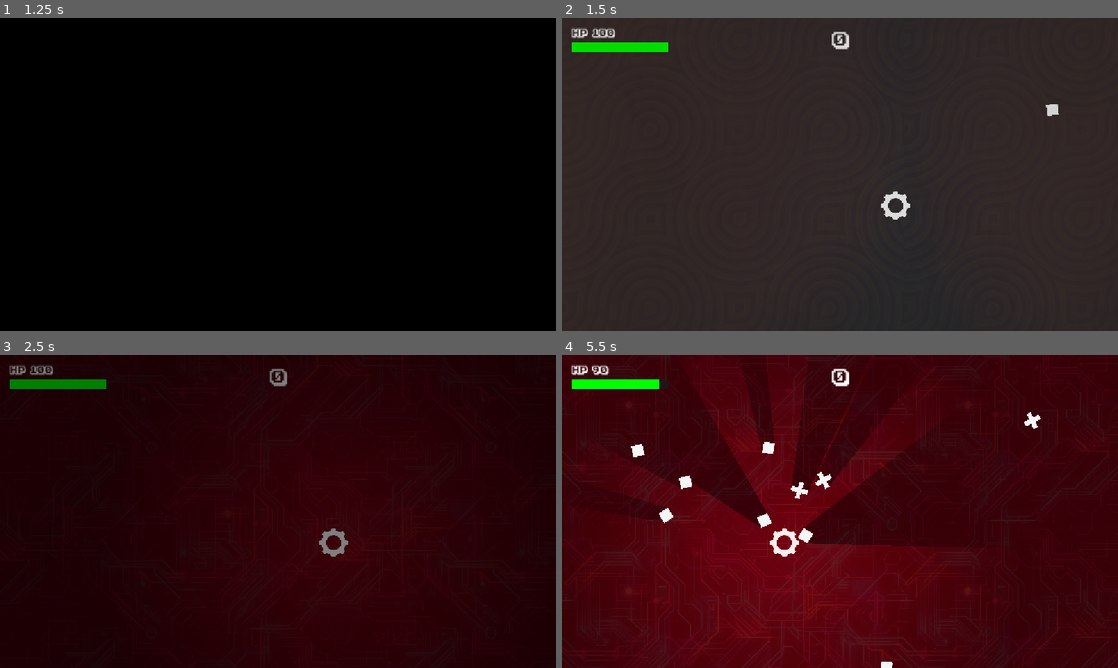
Above: before the commit, frames 1-4 (two rows, left to right).
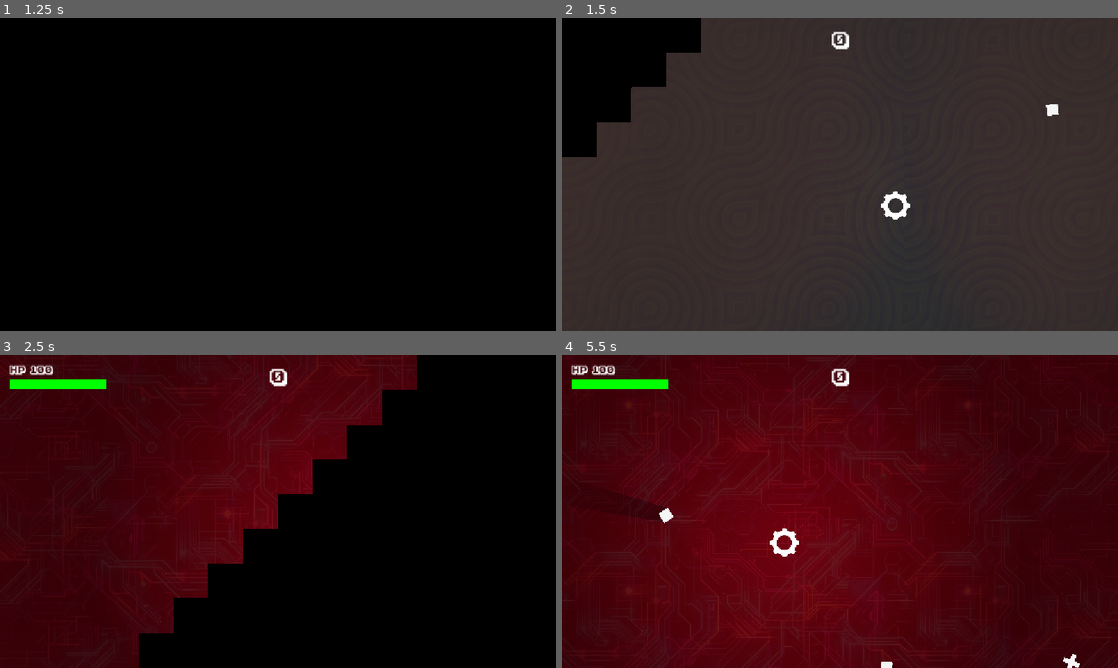
Above: after the commit, the same moments.

Repository: howardkam/Blockade
Game: Godot game, scene res://title.tscn
Same seed, same stepped clock (60 frames per second), same inputs: the game is played once before the commit and once after it. Sound files missing from this copy of the repository are replaced by a short silence.
Inputs (mouse positions are in pixels of both pictures, inside the frame that each line leads up to):
- Up to frame 1 (1.25 s): tap Enter (start, bound only after the commit) at 0.5 s; move the mouse to (400, 158) at 0.52 s; hold D (right) from 0.53 s (still down); hold Enter (start, bound only after the commit) from 0.53 s (still down); tap Keypad Enter at 0.8 s
- Up to frame 2 (1.5 s): move the mouse to (728, 190) at 1.27 s; release D (right) at 1.28 s; release Enter (start, bound only after the commit) at 1.28 s; hold S (down) from 1.28 s (still down); tap Keypad Enter at 1.35 s
- Up to frame 3 (2.5 s): tap Enter (start, bound only after the commit) at 1.55 s; move the mouse to (333, 442) at 2.02 s; release S (down) at 2.03 s; hold D (right) from 2.03 s (still down); hold Enter (start, bound only after the commit) from 2.03 s (still down); tap Keypad Enter at 2.3 s
- Up to frame 4 (5.5 s): move the mouse to (812, 574) at 2.77 s; release D (right) at 2.78 s; release Enter (start, bound only after the commit) at 2.78 s; hold I (shootup) 2.78-3.53 s; tap Keypad Enter at 2.85, 3.8, 4.35, 5.3 s; tap Enter (start, bound only after the commit) at 3.05, 4.55 s; move the mouse to (1006, 558) at 3.52 s; hold Enter (start, bound only after the commit) 3.53-4.28 s; hold A (left) 3.53-5.03 s; move the mouse to (673, 464) at 4.27 s; move the mouse to (867, 511) at 5.02 s; hold S (down) from 5.03 s (still down); hold Enter (start, bound only after the commit) from 5.03 s (still down)

Frame 1 is identical in both runs. In frame 2, 7.3% of the frame differs, in the area x 0-90%, y 0-65%; in frame 3, 100%, in the area x 0-100%, y 0-100%; in frame 4, 9.7%.

Commit message:
Color modulation and new level

Diff:
--- a/bullet.gd
+++ b/bullet.gd
@@ -29,3 +29,7 @@
 		hit_registered = true
 		node.take_damage()
 		queue_free()
+	else:
+		# Hit an obstacle or static geometry, destroy the bullet
+		hit_registered = true
+		queue_free()
--- a/enemy_diamond.gd
+++ b/enemy_diamond.gd
@@ -96,6 +96,7 @@
 	var label = Label.new()
 	label.text = "+" + str(points)
 	label.global_position = global_position + Vector2(-15, -30)
+	label.modulate = Color.LIGHT_YELLOW  # Set initial color to yellow
 
 	var font = load("res://Assets/ka1.ttf")
 	if font:
@@ -105,7 +106,12 @@
 	get_tree().current_scene.add_child(label)
 
 	var tween = label.create_tween()
-	tween.set_parallel(true)
-	tween.tween_property(label, "global_position:y", label.global_position.y - 40.0, 0.6)
-	tween.tween_property(label, "modulate:a", 0.0, 0.6)
+
+	# 1. Stay solid yellow for 0.5 seconds
+	tween.tween_interval(0.5)
+
+	# 2. Tween position upward and fade out alpha simultaneously over 0.5 seconds
+	tween.parallel().tween_property(label, "global_position:y", label.global_position.y - 40.0, 0.5)
+	tween.parallel().tween_property(label, "modulate:a", 0.0, 0.5)
+
 	tween.finished.connect(label.queue_free)
--- a/enemy_plus.gd
+++ b/enemy_plus.gd
@@ -97,6 +97,7 @@
 	var label = Label.new()
 	label.text = "+" + str(points)
 	label.global_position = global_position + Vector2(-15, -30)
+	modulate = Color.WEB_PURPLE  # Set initial color to yellow
 
 	var font = load("res://Assets/ka1.ttf")
 	if font:
@@ -106,7 +107,12 @@
 	get_tree().current_scene.add_child(label)
 
 	var tween = label.create_tween()
-	tween.set_parallel(true)
-	tween.tween_property(label, "global_position:y", label.global_position.y - 40.0, 0.6)
-	tween.tween_property(label, "modulate:a", 0.0, 0.6)
+
+	# 1. Stay solid yellow for 0.5 seconds
+	tween.tween_interval(0.5)
+
+	# 2. Tween position upward and fade out alpha simultaneously over 0.5 seconds
+	tween.parallel().tween_property(label, "global_position:y", label.global_position.y - 40.0, 0.5)
+	tween.parallel().tween_property(label, "modulate:a", 0.0, 0.5)
+
 	tween.finished.connect(label.queue_free)
--- /dev/null
+++ b/global.gd
@@ -0,0 +1,25 @@
+# res://global.gd
+extends Node
+
+const FIRST_LEVEL_PATH: String = "res://world_1.tscn"
+var current_level_path: String = FIRST_LEVEL_PATH
+
+# Reloads the level the player is currently on
+func restart_current_level() -> void:
+	if current_level_path != "":
+		SceneManager.change_scene(current_level_path, {
+			"pattern": "squares",
+			"time": 1
+		})
+
+# Moves to a new level and saves it as the current active checkpoint
+func go_to_level(level_path: String) -> void:
+	current_level_path = level_path
+	SceneManager.change_scene(current_level_path, {
+		"pattern": "squares",
+		"time": 1
+	})
+
+# Resets progression back to Level 1 when starting a new game
+func reset_game() -> void:
+	current_level_path = FIRST_LEVEL_PATH
--- /dev/null
+++ b/obstacle_triangle.tscn
@@ -0,0 +1,25 @@
+[gd_scene format=3 uid="uid://ccw83dtmj6tep"]
+
+[sub_resource type="OccluderPolygon2D" id="OccluderPolygon2D_rnpnb"]
+polygon = PackedVector2Array(0, -320, -384, 64, 384, 64)
+
+[node name="ObstacleTriangle" type="StaticBody2D" unique_id=712489215]
+collision_layer = 2
+collision_mask = 0
+
+[node name="Polygon2D" type="Polygon2D" parent="." unique_id=760306597]
+color = Color(0.2, 0.2, 0.3, 1)
+polygon = PackedVector2Array(-384, 64, 0, -320, 384, 64)
+
+[node name="CollisionPolygon2D" type="CollisionPolygon2D" parent="." unique_id=2141414274]
+polygon = PackedVector2Array(-384, 64, 0, -320, 384, 64)
+
+[node name="SpawnBlockerArea" type="Area2D" parent="." unique_id=165781275 groups=["spawn_blockers"]]
+collision_layer = 0
+collision_mask = 0
+
+[node name="CollisionPolygon2D" type="CollisionPolygon2D" parent="SpawnBlockerArea" unique_id=62633010]
+polygon = PackedVector2Array(-384, 64, 0, -320, 384, 64)
+
+[node name="LightOccluder2D" type="LightOccluder2D" parent="." unique_id=2045931411]
+occluder = SubResource("OccluderPolygon2D_rnpnb")
--- a/player.gd
+++ b/player.gd
@@ -17,6 +17,7 @@
 var score: int = 0
 var current_health: float = 100.0
 var is_dead: bool = false
+var has_restarted: bool = false
 
 # Camera Shake Variables
 var shake_intensity: float = 0.0
@@ -34,9 +35,30 @@
 const INJURY_ORIGINAL_VOLUME: float = 10.0
 
 func _ready():
+	add_to_group("player")
 	current_health = max_health
 	update_score_ui()
 	setup_health_ui()
+
+func _unhandled_input(event: InputEvent) -> void:
+	if not is_dead or has_restarted:
+		return
+
+	# Match physical Enter key checks alongside input actions
+	var is_enter = event is InputEventKey and event.pressed and not event.echo and (event.keycode == KEY_ENTER or event.keycode == KEY_KP_ENTER)
+	var is_action = event.is_action_pressed("start") or event.is_action_pressed("ui_accept")
+
+	if is_enter or is_action:
+		has_restarted = true
+		restart_game()
+	elif event.is_action_pressed("quit"):
+		get_tree().quit()
+
+func restart_game() -> void:
+	if get_node_or_null("/root/Global"):
+		Global.restart_current_level()
+	else:
+		get_tree().reload_current_scene()
 
 func setup_health_ui():
 	if has_node("ProgressBar"):
@@ -109,7 +131,6 @@
 	update_health_ui()
 
 func _physics_process(delta):
-	# Camera Shake decay and apply
 	if camera and shake_intensity > 0.1:
 		shake_intensity = lerp(shake_intensity, 0.0, 5.0 * delta)
 		camera.offset = Vector2(
@@ -121,10 +142,6 @@
 		camera.offset = Vector2.ZERO
 
 	if is_dead:
-		if Input.is_action_just_pressed("start"):
-			get_tree().reload_current_scene()
-		if Input.is_action_just_pressed("quit"):
-			get_tree().quit()
 		return
 
 	var move_dir = Input.get_vector("left", "right", "up", "down")
@@ -214,13 +231,9 @@
 	velocity = Vector2.ZERO
 	stop_injury_sound_smooth(0.15)
 
-	# Trigger violent screen shake
 	shake_intensity = 60.0
-
-	# Trigger particle explosion before hiding sprite
 	spawn_death_explosion()
 
-	# Hide only sprite & disable hitboxes (do NOT call hide() on self)
 	if sprite:
 		sprite.hide()
 	if has_node("CollisionShape2D"):
@@ -237,7 +250,6 @@
 func spawn_death_explosion():
 	if has_node("DeathParticles"):
 		var particles = $DeathParticles as CPUParticles2D
-		# Move particles out of the player node so they aren't deleted/hidden
 		particles.reparent(get_tree().current_scene)
 		particles.global_position = global_position
 		particles.restart()
--- a/player.tscn
+++ b/player.tscn
@@ -24,6 +24,7 @@
 
 [node name="player" type="CharacterBody2D" unique_id=16646871 groups=["player"]]
 scale = Vector2(0.5, 0.5)
+collision_mask = 3
 script = ExtResource("1_onrkg")
 
 [node name="PointLight2D" type="PointLight2D" parent="." unique_id=1908755707]
--- a/project.godot
+++ b/project.godot
@@ -18,6 +18,7 @@
 [autoload]
 
 SceneManager="*uid://j20v4cg7v8m1"
+Global="*uid://b3q61nt1fklj"
 
 [display]
 
@@ -34,6 +35,7 @@
 enemy=""
 player=""
 enemy_explosion_sounds=""
+obstacles=""
 
 [input]
 
@@ -93,6 +95,7 @@
 start={
 "deadzone": 0.2,
 "events": [Object(InputEventJoypadButton,"resource_local_to_scene":false,"resource_name":"","device":-1,"button_index":6,"pressure":0.0,"pressed":true,"script":null)
+, Object(InputEventKey,"resource_local_to_scene":false,"resource_name":"","device":-1,"window_id":0,"alt_pressed":false,"shift_pressed":false,"ctrl_pressed":false,"meta_pressed":false,"pressed":false,"keycode":0,"physical_keycode":4194309,"key_label":0,"unicode":0,"location":0,"echo":false,"script":null)
 ]
 }
 
--- a/title.gd
+++ b/title.gd
@@ -2,7 +2,7 @@
 
 @onready var label: Label = $CanvasLayer/Label
 
-@export var animation_duration: float = 4
+@export var animation_duration: float = 4.0
 @export var auto_transition_time: float = 6.0
 @export_file("*.tscn") var next_scene: String = "res://tutorial.tscn"
 
@@ -17,7 +17,7 @@
 	tween.tween_property(label, "modulate", Color(1.0, 0.0, 0.0, 1.0), animation_duration)\
 		.set_trans(Tween.TRANS_CUBIC).set_ease(Tween.EASE_OUT)
 
-	# Auto-advance timer after 5 seconds
+	# Auto-advance timer
 	get_tree().create_timer(auto_transition_time).timeout.connect(_on_auto_timer_timeout)
 
 func _unhandled_input(event: InputEvent) -> void:
@@ -31,4 +31,12 @@
 	if has_transitioned:
 		return
 	has_transitioned = true
-	SceneManager.change_scene(next_scene)
+
+	# Reset game tracking singleton if active
+	if get_node_or_null("/root/Global"):
+		Global.reset_game()
+
+	SceneManager.change_scene(next_scene, {
+		"pattern": "fade",
+		"time": 3
+	})
--- a/tutorial.gd
+++ b/tutorial.gd
@@ -46,4 +46,12 @@
 		return
 	has_transitioned = true
 	tutorial_label.hide()
-	SceneManager.change_scene(target_scene)
+
+	# Register the level in Global and handle the scene transition
+	if get_node_or_null("/root/Global"):
+		Global.go_to_level(target_scene)
+	else:
+		SceneManager.change_scene(target_scene, {
+			"pattern": "squares",
+			"time": 1
+		})
--- a/world_1.gd
+++ b/world_1.gd
@@ -1,21 +1,28 @@
 extends Node2D
+
+@export_group("Level Transition")
+@export_file("*.tscn") var next_level_scene: String = "res://world_2.tscn"
+
+@export_group("Player Reference")
+@export var player: CharacterBody2D
 
 @export_group("Enemy Scenes")
 @export var enemy_diamond: PackedScene = preload("res://enemy_diamond.tscn")
 @export var enemy_plus: PackedScene = preload("res://enemy_plus.tscn")
 @export var enemy_gigantor: PackedScene = preload("res://enemy_gigantor.tscn")
+
 @onready var explosionsound = $AudioStreamPlayer2D
+@onready var level_cleared_label: Label = $WinUI/LevelClearedLabel
 
 @export_group("Batch Controls")
-@export var total_batches: int = 30      # Total number of batches to release
+@export var total_batches: int = 10      # Total number of batches to release
 @export var batch_interval: float = 15.0      # Delay in seconds between each batch release
-@export var diamonds_per_batch: int = 100
-@export var pluses_per_batch: int = 10
+@export var diamonds_per_batch: int = 50
+@export var pluses_per_batch: int = 2
 @export var gigantor_spawn_chance = 0.2 # 0.20 equals 20 percent chance
 
-
 @export_group("Win Condition")
-@export var target_score: int = 3500
+@export var target_score: int = 5000
 
 @export_group("Spawn Settings")
 @export var safe_radius: float = 1000.0
@@ -29,6 +36,11 @@
 var level_completed: bool = false
 
 func _ready():
+	# Register active level path in Global
+	if get_node_or_null("/root/Global"):
+		var current_path = scene_file_path if scene_file_path != "" else "res://world_1.tscn"
+		Global.current_level_path = current_path
+
 	# Set up repeating timer for batches
 	batch_timer = Timer.new()
 	batch_timer.wait_time = batch_interval
@@ -51,17 +63,15 @@
 func spawn_batch():
 	batches_spawned += 1
 
-	var player = get_tree().get_first_node_in_group("player")
-	var player_pos = player.global_position if player else Vector2.ZERO
+	var target_player = player if player else get_tree().get_first_node_in_group("player")
+	var player_pos = target_player.global_position if target_player else Vector2.ZERO
 
-	# Spawn exact counts for this batch
 	if enemy_diamond and diamonds_per_batch > 0:
 		spawn_enemy_type(enemy_diamond, diamonds_per_batch, player_pos)
 
 	if enemy_plus and pluses_per_batch > 0:
 		spawn_enemy_type(enemy_plus, pluses_per_batch, player_pos)
 
-	# 20% chance to spawn 1 gigantor for this specific batch wave
 	if enemy_gigantor and randf() < gigantor_spawn_chance:
 		spawn_enemy_type(enemy_gigantor, 1, player_pos)
 
@@ -71,7 +81,6 @@
 		var distance = randf_range(safe_radius, safe_radius + 1200.0)
 		var random_pos = player_pos + Vector2(cos(angle), sin(angle)) * distance
 
-		# Keep within world boundaries
 		random_pos.x = clamp(random_pos.x, spawn_area_min.x, spawn_area_max.x)
 		random_pos.y = clamp(random_pos.y, spawn_area_min.y, spawn_area_max.y)
 
@@ -83,11 +92,32 @@
 	if level_completed:
 		return
 
-	var player = get_tree().get_first_node_in_group("player")
-	if player and "score" in player:
-		if player.score >= target_score:
+	var target_player = player if player else get_tree().get_first_node_in_group("player")
+	if target_player and "score" in target_player:
+		if target_player.score >= target_score:
 			complete_level()
 
 func complete_level():
 	level_completed = true
-	print("LEVEL COMPLETE! Target score of ", target_score, " reached.")
+
+	# Reveal centered victory label
+	if level_cleared_label:
+		level_cleared_label.show()
+
+	# Pause gameplay mechanics (music remains active via process_mode = 3)
+	get_tree().paused = true
+
+	# Wait 3 seconds during pause
+	await get_tree().create_timer(3.0, true, false, true).timeout
+
+	# Resume pause state prior to scene change
+	get_tree().paused = false
+
+	# Transition to next configured level
+	if get_node_or_null("/root/Global"):
+		Global.go_to_level(next_level_scene)
+	else:
+		SceneManager.change_scene(next_level_scene, {
+			"pattern": "squares",
+			"time": 1.0
+		})
--- a/world_1.tscn
+++ b/world_1.tscn
@@ -2,6 +2,7 @@
 
 [ext_resource type="PackedScene" uid="uid://csyb3jak12esm" path="res://player.tscn" id="1_e5alk"]
 [ext_resource type="Script" uid="uid://dftuxifqbq8lq" path="res://world_1.gd" id="1_mqyi5"]
+[ext_resource type="FontFile" uid="uid://7ni0c1a0kdcu" path="res://Assets/ka1.ttf" id="2_font"]
 [ext_resource type="Texture2D" uid="uid://ber6fytsvmj8l" path="res://Assets/background-blue2.jpg" id="4_1wjj6"]
 [ext_resource type="AudioStream" uid="uid://bevvbsm6wtsm1" path="res://Assets/musictrack1.wav" id="4_kdx2d"]
 
@@ -33,7 +34,25 @@
 stretch_mode = 1
 
 [node name="AudioStreamPlayer2D" type="AudioStreamPlayer2D" parent="." unique_id=1716109255]
+process_mode = 3
 stream = ExtResource("4_kdx2d")
 volume_db = 5.0
 autoplay = true
 max_distance = 5000.0
+
+[node name="WinUI" type="CanvasLayer" parent="." unique_id=298374102]
+process_mode = 3
+
+[node name="LevelClearedLabel" type="Label" parent="WinUI" unique_id=981237465]
+visible = false
+anchors_preset = 15
+anchor_right = 1.0
+anchor_bottom = 1.0
+grow_horizontal = 2
+grow_vertical = 2
+theme_override_colors/font_color = Color(0, 1, 0, 1)
+theme_override_fonts/font = ExtResource("2_font")
+theme_override_font_sizes/font_size = 48
+text = "LEVEL CLEARED"
+horizontal_alignment = 1
+vertical_alignment = 1
--- /dev/null
+++ b/world_2.gd
@@ -0,0 +1,123 @@
+extends Node2D
+
+@export_group("Level Transition")
+@export_file("*.tscn") var next_level_scene: String = "res://title.tscn"
+
+@export_group("Player Reference")
+@export var player: CharacterBody2D
+
+@export_group("Enemy Scenes")
+@export var enemy_diamond: PackedScene = preload("res://enemy_diamond.tscn")
+@export var enemy_plus: PackedScene = preload("res://enemy_plus.tscn")
+@export var enemy_gigantor: PackedScene = preload("res://enemy_gigantor.tscn")
+
+@onready var explosionsound = $AudioStreamPlayer2D
+@onready var level_cleared_label: Label = $WinUI/LevelClearedLabel
+
+@export_group("Batch Controls")
+@export var total_batches: int = 15      # Total number of batches to release
+@export var batch_interval: float = 15.0      # Delay in seconds between each batch release
+@export var diamonds_per_batch: int = 80
+@export var pluses_per_batch: int = 5
+@export var gigantor_spawn_chance = 0.1 # 0.20 equals 20 percent chance
+
+@export_group("Win Condition")
+@export var target_score: int = 7500
+
+@export_group("Spawn Settings")
+@export var safe_radius: float = 1000.0
+@export var min_enemy_distance: float = 40.0
+@export var spawn_area_min: Vector2 = Vector2(-3000, -3000)
+@export var spawn_area_max: Vector2 = Vector2(3000, 3000)
+
+var spawned_positions: Array[Vector2] = []
+var batches_spawned: int = 0
+var batch_timer: Timer = null
+var level_completed: bool = false
+
+func _ready():
+	# Register active level path in Global
+	if get_node_or_null("/root/Global"):
+		var current_path = scene_file_path if scene_file_path != "" else "res://world_1.tscn"
+		Global.current_level_path = current_path
+
+	# Set up repeating timer for batches
+	batch_timer = Timer.new()
+	batch_timer.wait_time = batch_interval
+	batch_timer.autostart = true
+	batch_timer.timeout.connect(_on_batch_timer_timeout)
+	add_child(batch_timer)
+
+	# Spawn Batch #1 immediately upon level start
+	spawn_batch()
+
+func _process(_delta):
+	check_win_condition()
+
+func _on_batch_timer_timeout():
+	if batches_spawned < total_batches:
+		spawn_batch()
+	else:
+		batch_timer.stop()
+
+func spawn_batch():
+	batches_spawned += 1
+
+	var target_player = player if player else get_tree().get_first_node_in_group("player")
+	var player_pos = target_player.global_position if target_player else Vector2.ZERO
+
+	if enemy_diamond and diamonds_per_batch > 0:
+		spawn_enemy_type(enemy_diamond, diamonds_per_batch, player_pos)
+
+	if enemy_plus and pluses_per_batch > 0:
+		spawn_enemy_type(enemy_plus, pluses_per_batch, player_pos)
+
+	if enemy_gigantor and randf() < gigantor_spawn_chance:
+		spawn_enemy_type(enemy_gigantor, 1, player_pos)
+
+func spawn_enemy_type(scene: PackedScene, amount: int, player_pos: Vector2):
+	for i in range(amount):
+		var angle = randf() * TAU
+		var distance = randf_range(safe_radius, safe_radius + 1200.0)
+		var random_pos = player_pos + Vector2(cos(angle), sin(angle)) * distance
+
+		random_pos.x = clamp(random_pos.x, spawn_area_min.x, spawn_area_max.x)
+		random_pos.y = clamp(random_pos.y, spawn_area_min.y, spawn_area_max.y)
+
+		var enemy = scene.instantiate()
+		enemy.global_position = random_pos
+		add_child(enemy)
+
+func check_win_condition():
+	if level_completed:
+		return
+
+	var target_player = player if player else get_tree().get_first_node_in_group("player")
+	if target_player and "score" in target_player:
+		if target_player.score >= target_score:
+			complete_level()
+
+func complete_level():
+	level_completed = true
+
+	# Reveal centered victory label
+	if level_cleared_label:
+		level_cleared_label.show()
+
+	# Pause gameplay mechanics (music remains active via process_mode = 3)
+	get_tree().paused = true
+
+	# Wait 3 seconds during pause
+	await get_tree().create_timer(3.0, true, false, true).timeout
+
+	# Resume pause state prior to scene change
+	get_tree().paused = false
+
+	# Transition to next configured level
+	if get_node_or_null("/root/Global"):
+		Global.go_to_level(next_level_scene)
+	else:
+		SceneManager.change_scene(next_level_scene, {
+			"pattern": "squares",
+			"time": 1.0
+		})
--- /dev/null
+++ b/world_2.tscn
@@ -0,0 +1,204 @@
+[gd_scene format=3 uid="uid://dgcx1jgso21bo"]
+
+[ext_resource type="Script" uid="uid://xdhko5kcieis" path="res://world_2.gd" id="1_3m1hs"]
+[ext_resource type="Texture2D" uid="uid://co60ceob0ntjd" path="res://Assets/background-orange1.jpg" id="2_ia432"]
+[ext_resource type="PackedScene" uid="uid://csyb3jak12esm" path="res://player.tscn" id="3_fu0tf"]
+[ext_resource type="AudioStream" uid="uid://bevvbsm6wtsm1" path="res://Assets/musictrack1.wav" id="4_mv2s0"]
+[ext_resource type="FontFile" uid="uid://7ni0c1a0kdcu" path="res://Assets/ka1.ttf" id="5_wys1n"]
+[ext_resource type="PackedScene" uid="uid://ccw83dtmj6tep" path="res://obstacle_triangle.tscn" id="6_mv2s0"]
+
+[node name="World 2" type="Node2D" unique_id=924161294]
+script = ExtResource("1_3m1hs")
+
+[node name="ColorRect" type="ColorRect" parent="." unique_id=1369506400]
+z_index = -1
+offset_left = -4968.0
+offset_top = -5333.0
+offset_right = 4945.0
+offset_bottom = 4936.0
+color = Color(2.3463741e-07, 0.123938136, 0.1648874, 1)
+
+[node name="TextureRect" type="TextureRect" parent="." unique_id=454589245]
+modulate = Color(1, 1, 1, 0.078431375)
+z_index = -1
+texture_repeat = 2
+offset_left = -4970.0
+offset_top = -5344.0
+offset_right = 4938.0
+offset_bottom = 4939.0
+texture = ExtResource("2_ia432")
+stretch_mode = 1
+
+[node name="player" parent="." unique_id=16646871 instance=ExtResource("3_fu0tf")]
+position = Vector2(8, 16)
+
+[node name="AudioStreamPlayer2D" type="AudioStreamPlayer2D" parent="." unique_id=1270002233]
+process_mode = 3
+stream = ExtResource("4_mv2s0")
+volume_db = 5.0
+autoplay = true
+max_distance = 5000.0
+
+[node name="WinUI" type="CanvasLayer" parent="." unique_id=618787226]
+process_mode = 3
+
+[node name="LevelClearedLabel" type="Label" parent="WinUI" unique_id=75551525]
+visible = false
+anchors_preset = 15
+anchor_right = 1.0
+anchor_bottom = 1.0
+grow_horizontal = 2
+grow_vertical = 2
+theme_override_colors/font_color = Color(0, 1, 0, 1)
+theme_override_fonts/font = ExtResource("5_wys1n")
+theme_override_font_sizes/font_size = 48
+text = "LEVEL CLEARED"
+horizontal_alignment = 1
+vertical_alignment = 1
+
+[node name="obstacles" type="CanvasGroup" parent="." unique_id=2059752294]
+
+[node name="obstacle-triangle" parent="obstacles" unique_id=1145233321 instance=ExtResource("6_mv2s0")]
+position = Vector2(0, 760)
+
+[node name="obstacle-triangle2" parent="obstacles" unique_id=1119437645 instance=ExtResource("6_mv2s0")]
+position = Vector2(1160, 0)
+rotation = -1.5707964
+
+[node name="obstacle-triangle3" parent="obstacles" unique_id=325897311 instance=ExtResource("6_mv2s0")]
+position = Vector2(-1144, 0)
+rotation = 1.5707964
+
+[node name="obstacle-triangle4" parent="obstacles" unique_id=1826967865 instance=ExtResource("6_mv2s0")]
+position = Vector2(0, -768)
+rotation = 3.1415927
+```[cite: 1, 2]
+
+---
+
+### 2. Complete `world_2.gd` Script
+```gdscript
+extends Node2D
+
+@export_group("Level Transition")
+@export_file("*.tscn") var next_level_scene: String = "res://title.tscn"
+
+@export_group("Player Reference")
+@export var player: CharacterBody2D
+
+@export_group("Enemy Scenes")
+@export var enemy_diamond: PackedScene = preload("res://enemy_diamond.tscn")
+@export var enemy_plus: PackedScene = preload("res://enemy_plus.tscn")
+@export var enemy_gigantor: PackedScene = preload("res://enemy_gigantor.tscn")
+
+@onready var explosionsound = $AudioStreamPlayer2D
+@onready var level_cleared_label: Label = $WinUI/LevelClearedLabel
+
+@export_group("Batch Controls")
+@export var total_batches: int = 15      # Total number of batches to release
+@export var batch_interval: float = 15.0      # Delay in seconds between each batch release
+@export var diamonds_per_batch: int = 80
+@export var pluses_per_batch: int = 5
+@export var gigantor_spawn_chance = 0.1 # 0.20 equals 20 percent chance
+
+@export_group("Win Condition")
+@export var target_score: int = 7500
+
+@export_group("Spawn Settings")
+@export var safe_radius: float = 1000.0
+@export var min_enemy_distance: float = 40.0
+@export var spawn_area_min: Vector2 = Vector2(-3000, -3000)
+@export var spawn_area_max: Vector2 = Vector2(3000, 3000)
+
+var spawned_positions: Array[Vector2] = []
+var batches_spawned: int = 0
+var batch_timer: Timer = null
+var level_completed: bool = false
+
+func _ready():
+	# Register active level path in Global
+	if get_node_or_null("/root/Global"):
+		var current_path = scene_file_path if scene_file_path != "" else "res://world_1.tscn"
+		Global.current_level_path = current_path
+
+	# Set up repeating timer for batches
+	batch_timer = Timer.new()
+	batch_timer.wait_time = batch_interval
+	batch_timer.autostart = true
+	batch_timer.timeout.connect(_on_batch_timer_timeout)
+	add_child(batch_timer)
+
+	# Spawn Batch #1 immediately upon level start
+	spawn_batch()
+
+func _process(_delta):
+	check_win_condition()
+
+func _on_batch_timer_timeout():
+	if batches_spawned < total_batches:
+		spawn_batch()
+	else:
+		batch_timer.stop()
+
+func spawn_batch():
+	batches_spawned += 1
+
+	var target_player = player if player else get_tree().get_first_node_in_group("player")
+	var player_pos = target_player.global_position if target_player else Vector2.ZERO
+
+	if enemy_diamond and diamonds_per_batch > 0:
+		spawn_enemy_type(enemy_diamond, diamonds_per_batch, player_pos)
+
+	if enemy_plus and pluses_per_batch > 0:
+		spawn_enemy_type(enemy_plus, pluses_per_batch, player_pos)
+
+	if enemy_gigantor and randf() < gigantor_spawn_chance:
+		spawn_enemy_type(enemy_gigantor, 1, player_pos)
+
+func spawn_enemy_type(scene: PackedScene, amount: int, player_pos: Vector2):
+	for i in range(amount):
+		var angle = randf() * TAU
+		var distance = randf_range(safe_radius, safe_radius + 1200.0)
+		var random_pos = player_pos + Vector2(cos(angle), sin(angle)) * distance
+
+		random_pos.x = clamp(random_pos.x, spawn_area_min.x, spawn_area_max.x)
+		random_pos.y = clamp(random_pos.y, spawn_area_min.y, spawn_area_max.y)
+
+		var enemy = scene.instantiate()
+		enemy.global_position = random_pos
+		add_child(enemy)
+
+func check_win_condition():
+	if level_completed:
+		return
+
+	var target_player = player if player else get_tree().get_first_node_in_group("player")
+	if target_player and "score" in target_player:
+		if target_player.score >= target_score:
+			complete_level()
+
+func complete_level():
+	level_completed = true
+
+	# Reveal centered victory label
+	if level_cleared_label:
+		level_cleared_label.show()
+
+	# Pause gameplay mechanics (music remains active via process_mode = 3)
+	get_tree().paused = true
+
+	# Wait 3 seconds during pause
+	await get_tree().create_timer(3.0, true, false, true).timeout
+
+	# Resume pause state prior to scene change
+	get_tree().paused = false
+
+	# Transition to next configured level
+	if get_node_or_null("/root/Global"):
+		Global.go_to_level(next_level_scene)
+	else:
+		SceneManager.change_scene(next_level_scene, {
+			"pattern": "squares",
+			"time": 1.0
+		})
+```
Not shown, added: global.gd.uid
Not shown: 2 places in player.tscn that only renumber resources
Not shown, added: world_2.gd.uid
